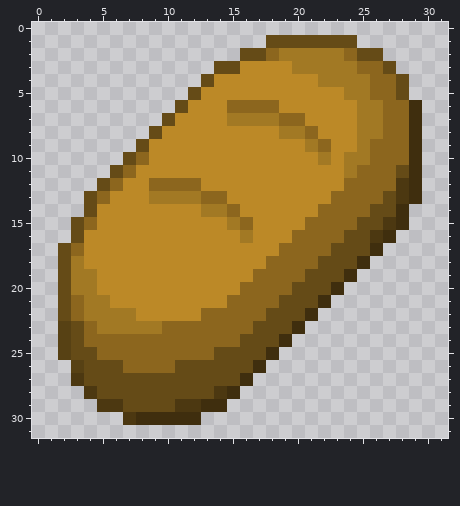
Two versions of one pixel-art sprite, textures/items/bread.png. The picture above was drawn from the file before the commit.
The file is 32x32 pixels.
Now the later version:
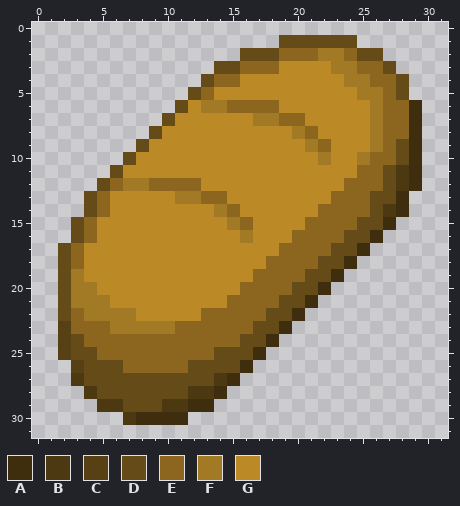
Palette (. is transparent): A #3f2e0e  B #4c3811  C #574114  D #654b17  E #8c661e  F #a27924  G #bc8927
Difference:
{"y":1,"x":18,"old":"D","new":"."}
{"y":2,"x":18,"old":"EFFF","new":"DEEE"}
{"y":3,"x":16,"old":"GGG","new":"EEE"}
{"y":3,"x":20,"old":"FFF","new":"GGG"}
{"y":4,"x":14,"old":"GG","new":"EE"}
{"y":4,"x":22,"old":"FF","new":"GG"}
{"y":5,"x":13,"old":"G","new":"E"}
{"y":5,"x":24,"old":"F","new":"G"}
{"y":5,"x":26,"old":"E","new":"F"}
{"y":6,"x":13,"old":"GG","new":"FF"}
{"y":6,"x":25,"old":"F","new":"G"}
{"y":7,"x":15,"old":"FF","new":"GG"}
{"y":7,"x":25,"old":"F","new":"G"}
{"y":8,"x":19,"old":"F","new":"G"}
{"y":8,"x":25,"old":"F","new":"G"}
{"y":9,"x":25,"old":"FE","new":"GF"}
{"y":9,"x":28,"old":"E","new":"D"}
{"y":10,"x":8,"old":"E","new":"G"}
{"y":10,"x":24,"old":"F","new":"G"}
{"y":10,"x":28,"old":"E","new":"D"}
{"y":11,"x":7,"old":"E","new":"G"}
{"y":11,"x":24,"old":"F","new":"G"}
{"y":11,"x":27,"old":"ED","new":"DB"}
{"y":12,"x":7,"old":"GG","new":"FF"}
{"y":12,"x":27,"old":"E","new":"D"}
{"y":13,"x":9,"old":"FF","new":"GG"}
{"y":13,"x":26,"old":"E","new":"D"}
{"y":13,"x":28,"old":"BA","new":"A."}
{"y":14,"x":5,"old":"G","new":"E"}
{"y":14,"x":13,"old":"F","new":"G"}
{"y":14,"x":27,"old":"D","new":"B"}
{"y":15,"x":27,"old":"BA","new":"A."}
{"y":16,"x":4,"old":"G","new":"E"}
{"y":16,"x":26,"old":"BA","new":"A."}
{"y":17,"x":25,"old":"DA","new":"A."}
{"y":18,"x":3,"old":"F","new":"E"}
{"y":18,"x":24,"old":"DA","new":"A."}
{"y":19,"x":4,"old":"F","new":"G"}
{"y":19,"x":23,"old":"DA","new":"A."}
{"y":20,"x":22,"old":"DA","new":"A."}
{"y":21,"x":3,"old":"E","new":"F"}
{"y":21,"x":21,"old":"DA","new":"A."}
{"y":22,"x":20,"old":"DA","new":"A."}
{"y":23,"x":3,"old":"D","new":"E"}
{"y":23,"x":5,"old":"F","new":"E"}
{"y":23,"x":10,"old":"E","new":"F"}
{"y":23,"x":19,"old":"DA","new":"A."}
{"y":24,"x":18,"old":"DA","new":"A."}
{"y":25,"x":17,"old":"DA","new":"A."}
{"y":26,"x":11,"old":"D","new":"E"}
{"y":26,"x":16,"old":"DA","new":"A."}
{"y":27,"x":14,"old":"DDA","new":"BA."}
{"y":28,"x":12,"old":"DDBA","new":"BBA."}
{"y":29,"x":10,"old":"D","new":"B"}
{"y":29,"x":12,"old":"B","new":"A"}
{"y":29,"x":14,"old":"A","new":"."}
{"y":30,"x":12,"old":"A","new":"."}
